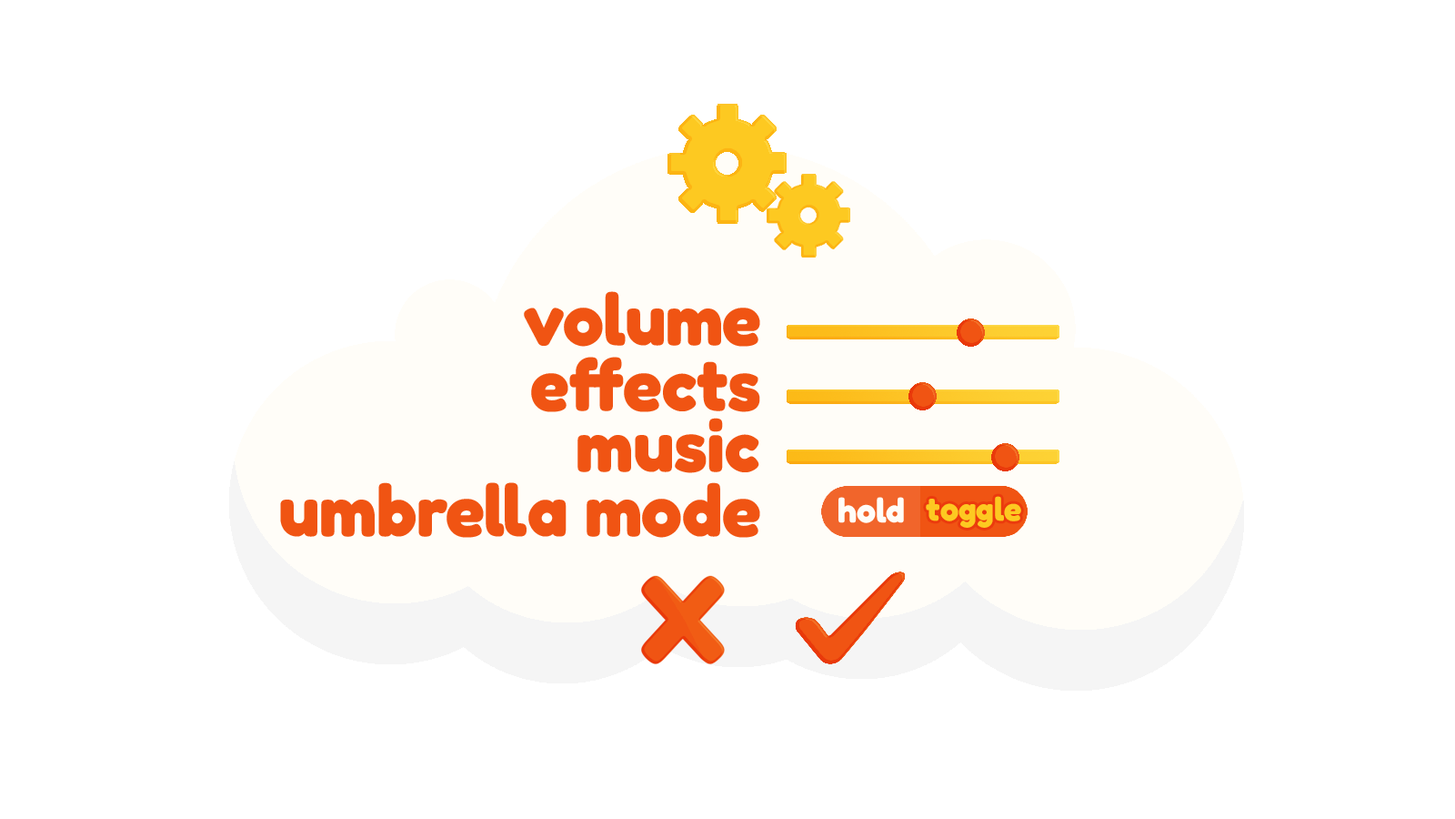
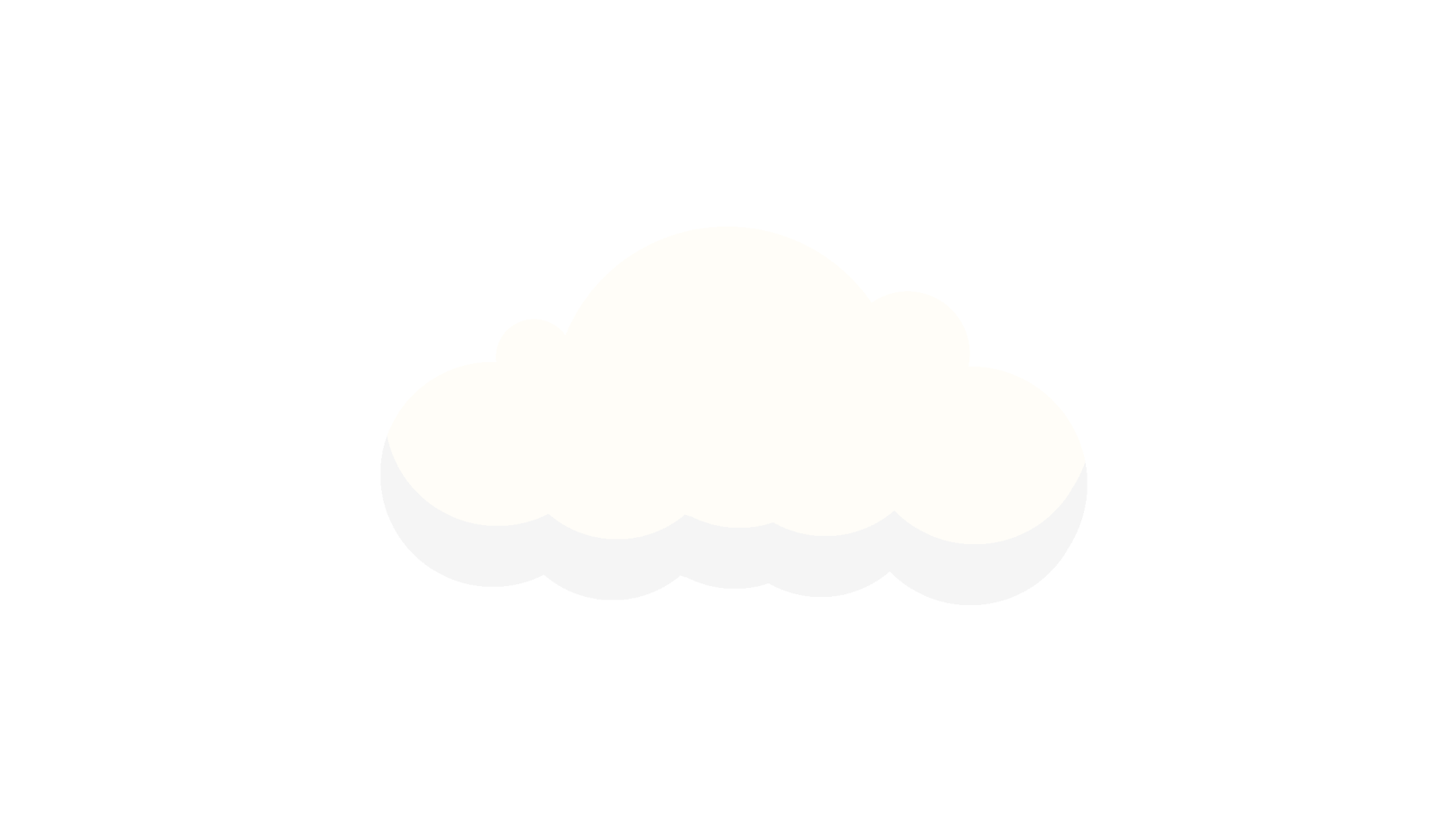
Two versions of the same layered image (1455px x 819px). Layer-by-layer changes:
hid "X" over [left=641, top=574, right=725, bottom=664]
hid "Checkmark" over [left=794, top=571, right=906, bottom=664]
hid "settings" (2nd of 2, in "Settings Popup Window") over [left=280, top=291, right=1060, bottom=538]
hid "Gears" (2nd of 2, in "Settings Popup Window") over [left=667, top=103, right=851, bottom=258]
added layer "Layer 1 copy 2" (90%) in group "Settings Popup Window" over [left=380, top=225, right=1088, bottom=605]
hid "Layer 1 copy" over [left=229, top=146, right=1245, bottom=691]
